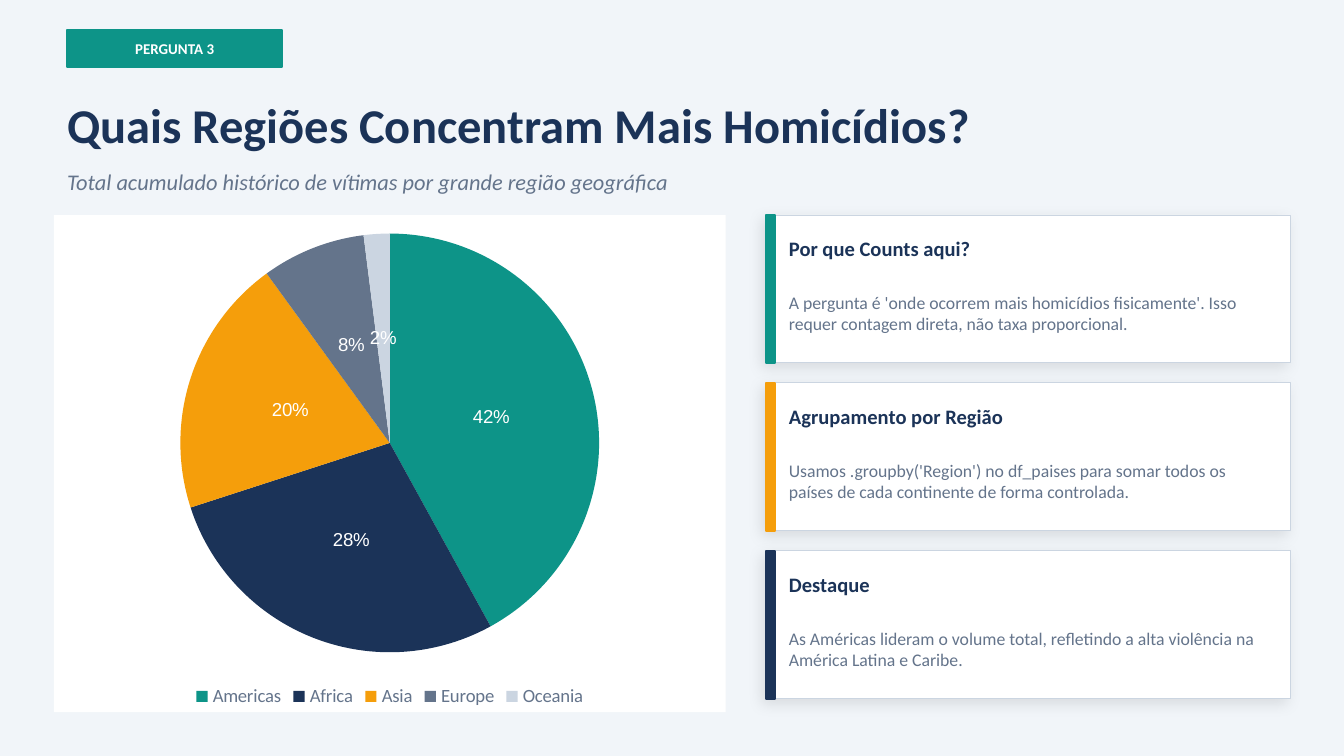
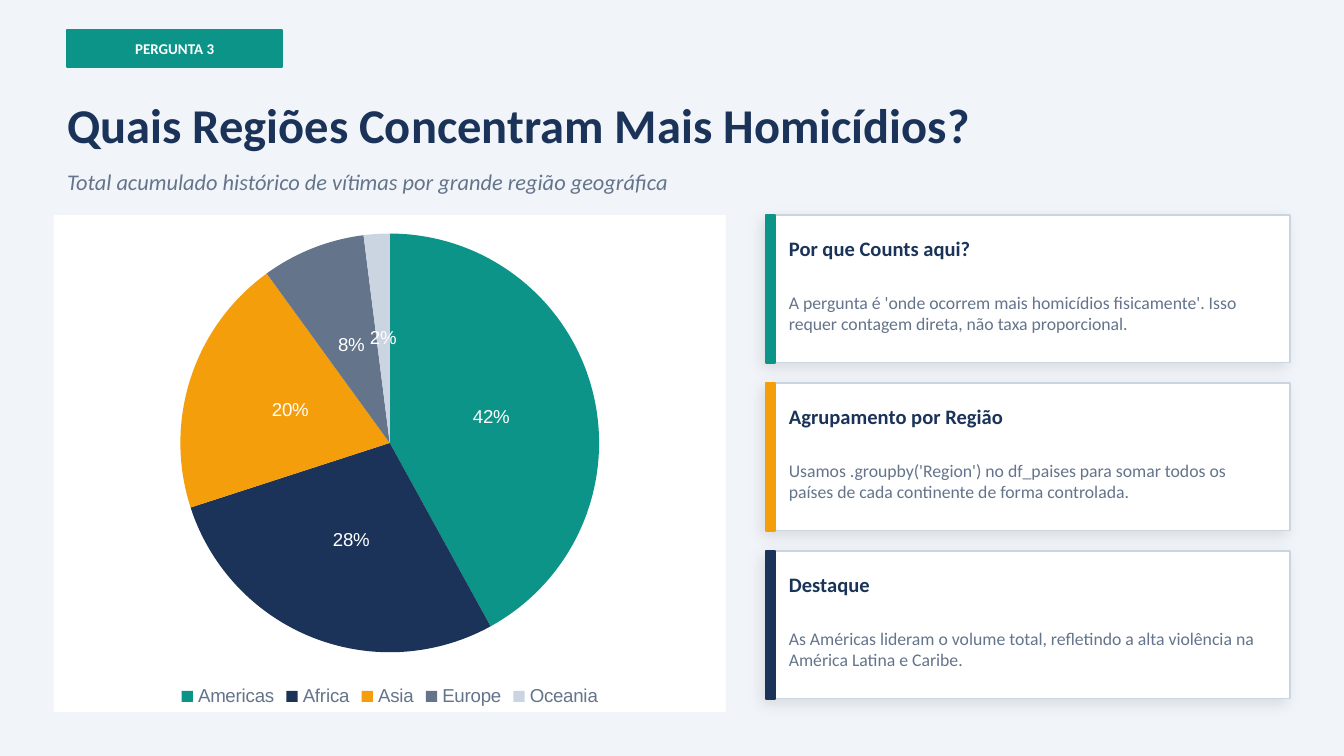
Before and after one commit to William-vale/Trabalho_T-picos_Especiais_Computacao_I, a slide deck: slide 6 of homicidios_analise.pptx. Drawn at 1344x756 pixels with LibreOffice and Linux fonts; fonts in the diff are those of the drawing. Boxes give left, top, right and bottom in pixels: in the first picture for what was removed or moved away, otherwise in the second. Text is boxed around its words. In the diff, an @@ line names an element or a change of style, - is before the commit and + after.

```diff
--- a/homicidios_analise.pptx
+++ b/homicidios_analise.pptx
@@ pie chart at <box>54,215,726,712</box> @@
@@ lettering changed @@
```
Also in this commit, not shown: 10 other slides changed, 7 slides added, 1 other file.
